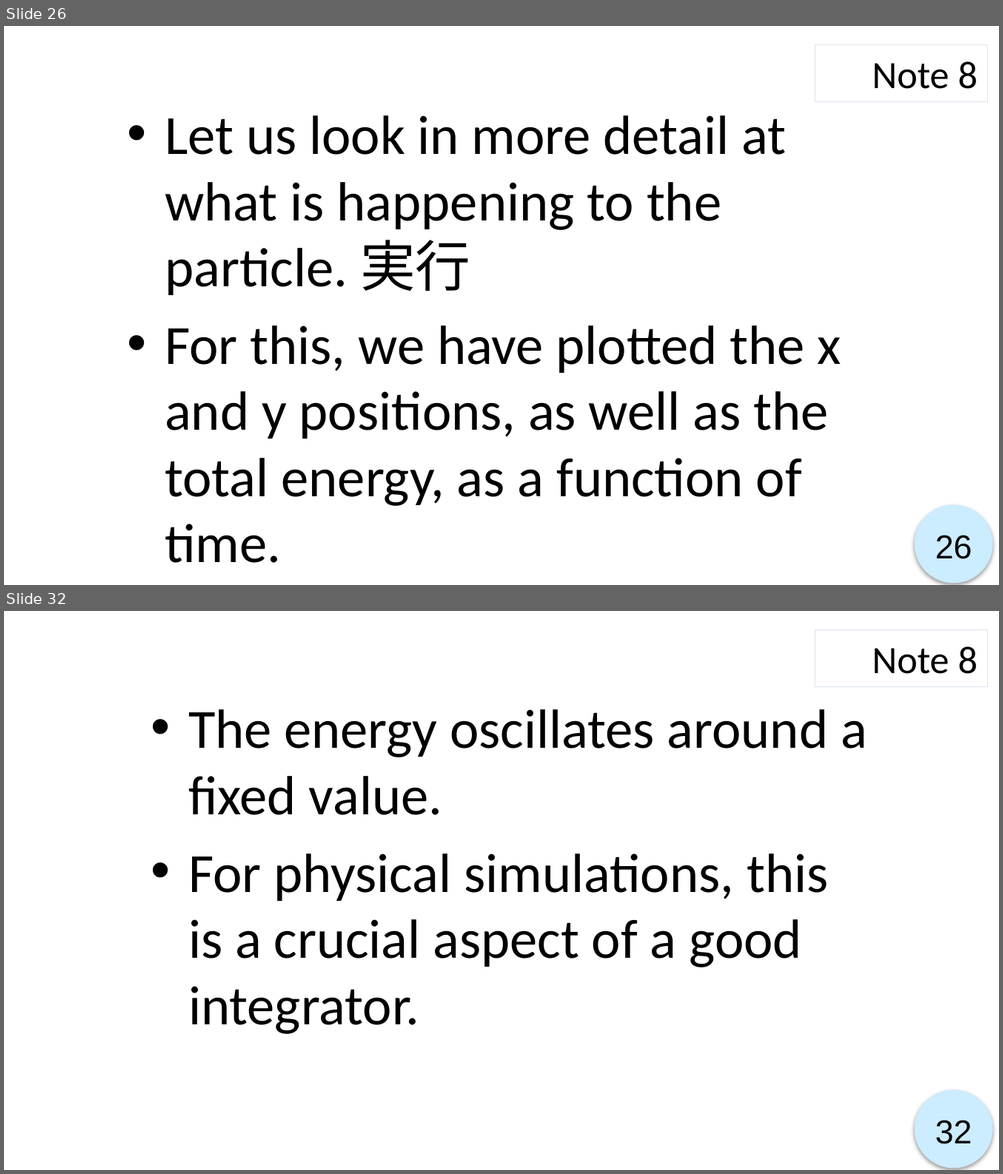
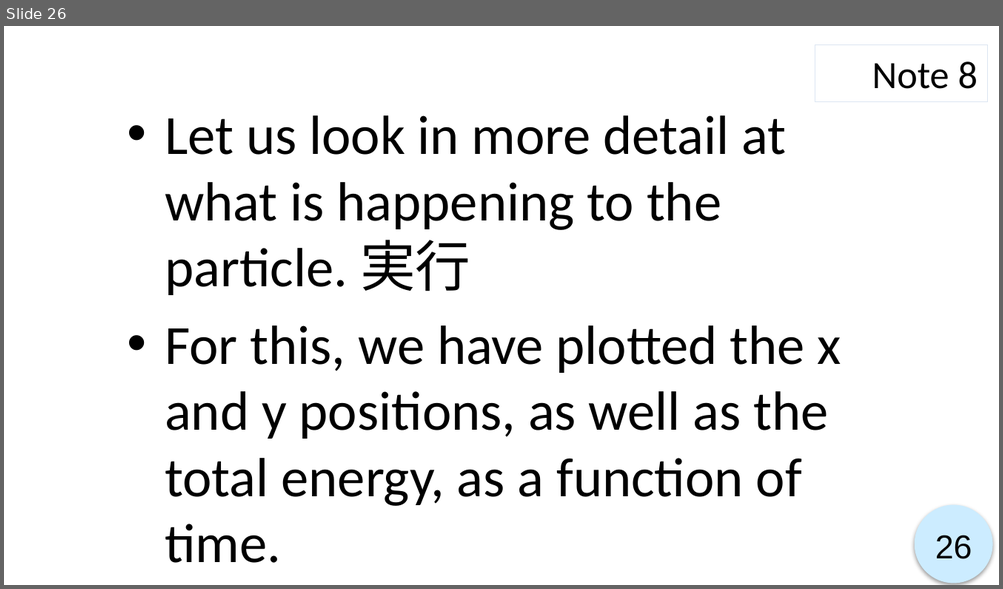
Before and after one commit to ryo0921/KyotoUx-009x, a slide deck: 01/Week 1-4_script.pptx. Shown one above the other, each under a label of ours: slides 26 and 32 before the commit, slide 26 after it; the slides between them are not shown. The pictures are 1003x1174 and 1003x589 pixels, drawn with LibreOffice and Linux fonts; fonts in the diff are those of the drawing. Boxes give left, top, right and bottom in pixels: in the first picture for what was removed or moved away, otherwise in the second. Text is boxed around its words. In the diff, an @@ line names an element or a change of style, - is before the commit and + after.

```diff
--- a/01/Week 1-4_script.pptx
+++ b/01/Week 1-4_script.pptx
@@ slide 32 removed at box(4, 611, 999, 1170), background #FFFFFF; not listed: 1 template element that a slide beside it also shows @@
@@ rectangle removed at box(814, 630, 987, 686) @@
-Note 8
@@ text removed at box(188, 709, 867, 1034) @@
-• The energy oscillates around a fixed value.
-• For physical simulations, this is a crucial aspect of a good integrator.
@@ page number removed at box(935, 1120, 972, 1145) @@
-32
```
Also in this commit, not shown: 9 slides changed, 2 other slides removed, 41 other files.
